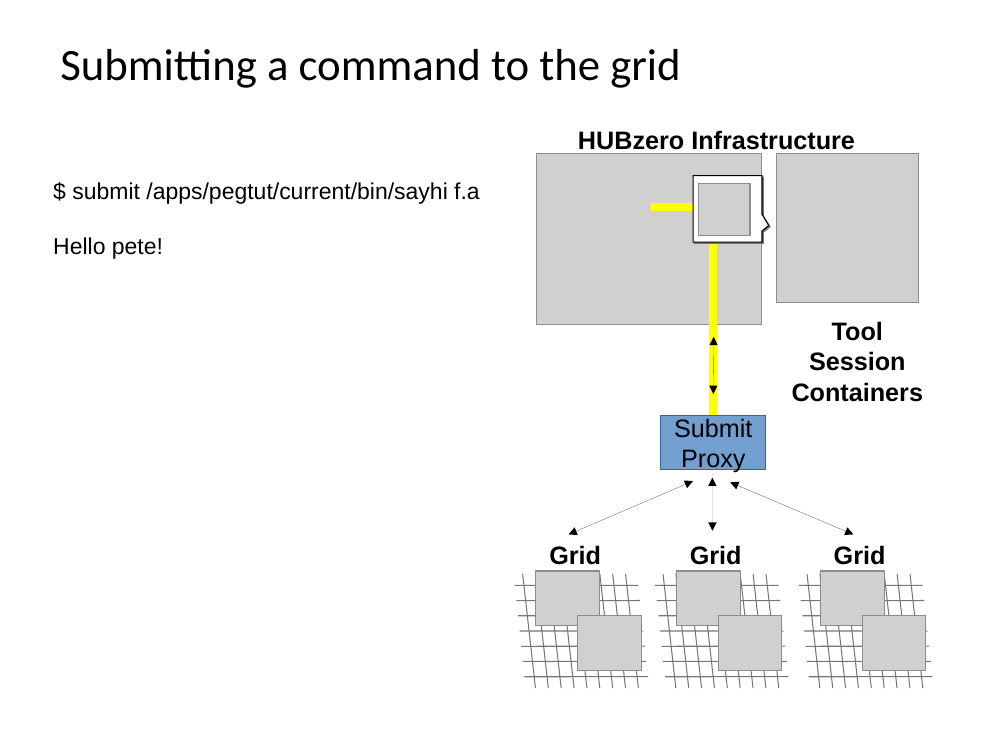
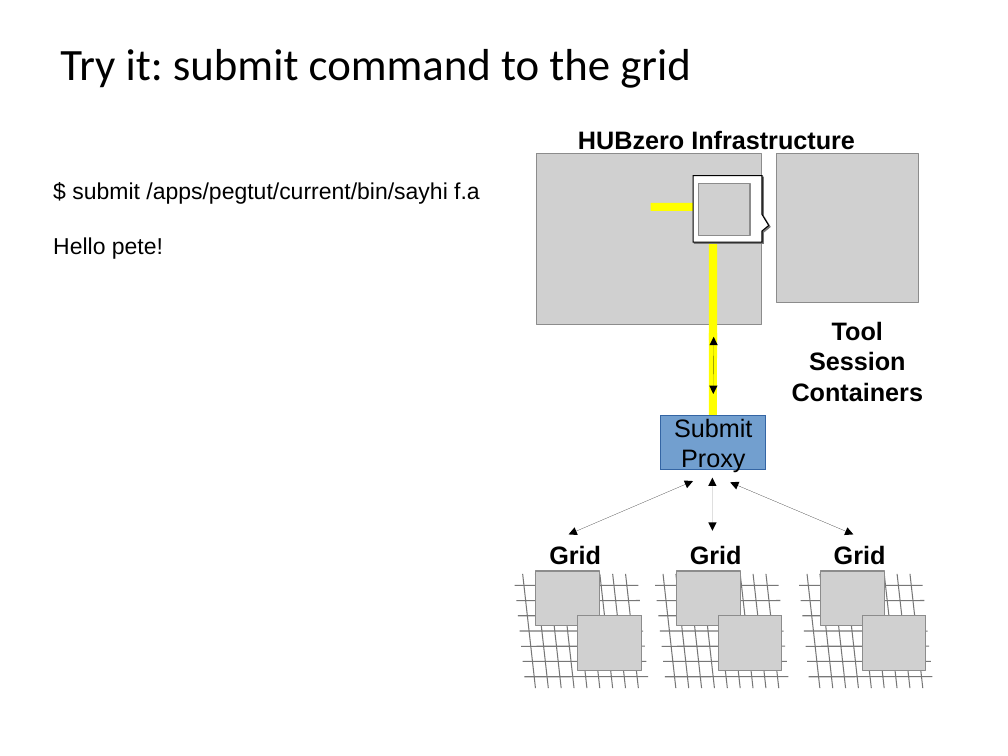
Before and after one commit to codedsk/ncnsoftwarebootcamp, a slide deck: slide 19 of materials/16 - Submit Job Submission.odp. Drawn at 1008x756 pixels with LibreOffice and Linux fonts; fonts in the diff are those of the drawing; grey boxes stand for pictures; background and template pictures are left out. Boxes give left, top, right and bottom in pixels: in the first picture for what was removed or moved away, otherwise in the second. Text is boxed around its words. In the diff, an @@ line names an element or a change of style, - is before the commit and + after.

Commit message:
updating slide titles in submit presentation

```diff
--- a/materials/16 - Submit Job Submission.odp
+++ b/materials/16 - Submit Job Submission.odp
@@ title at [60,49,690,88]: text changed @@
-Submitting a command to the grid
+Try it: submit command to the grid
```
Also in this commit, not shown: 4 other slides changed.
